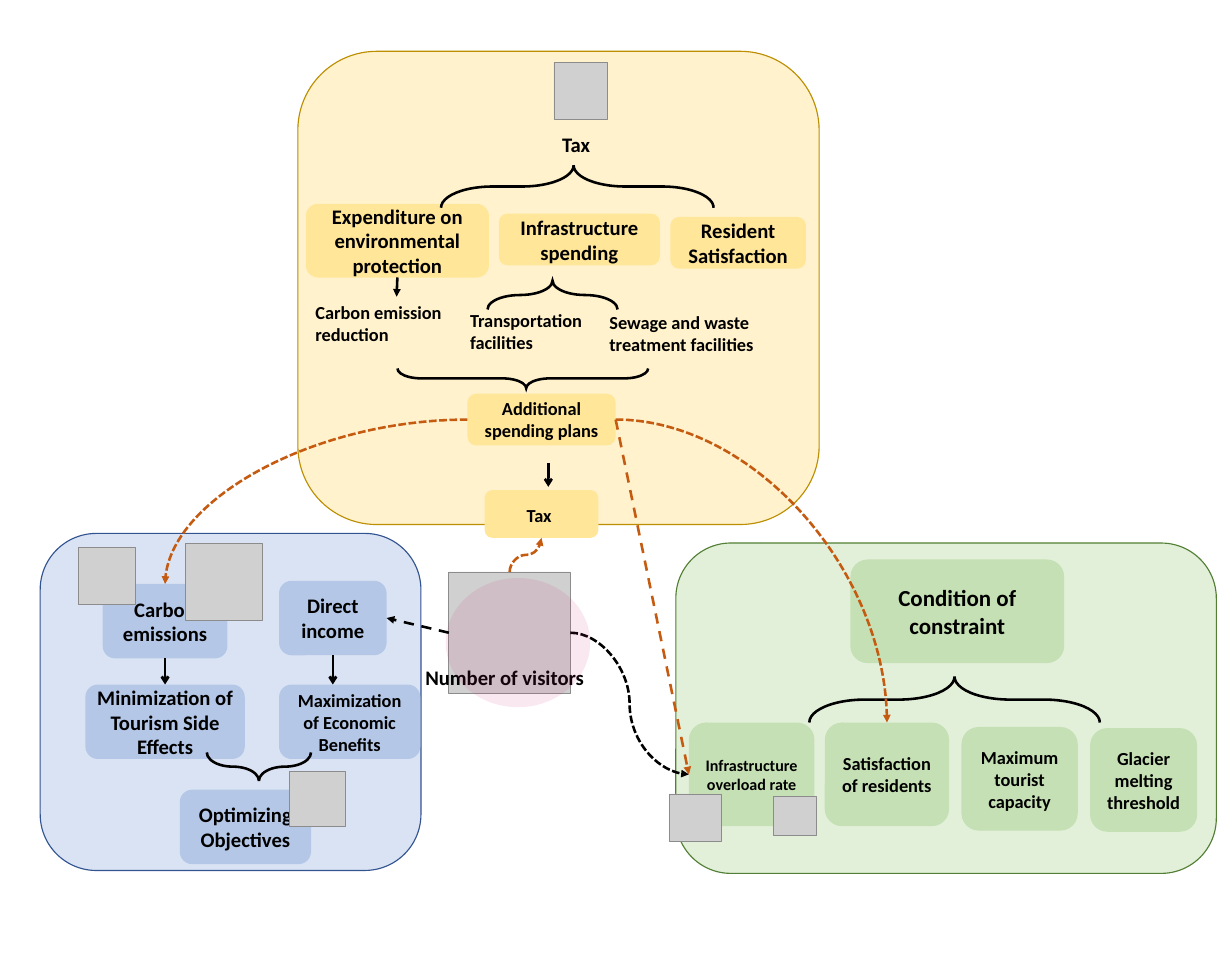
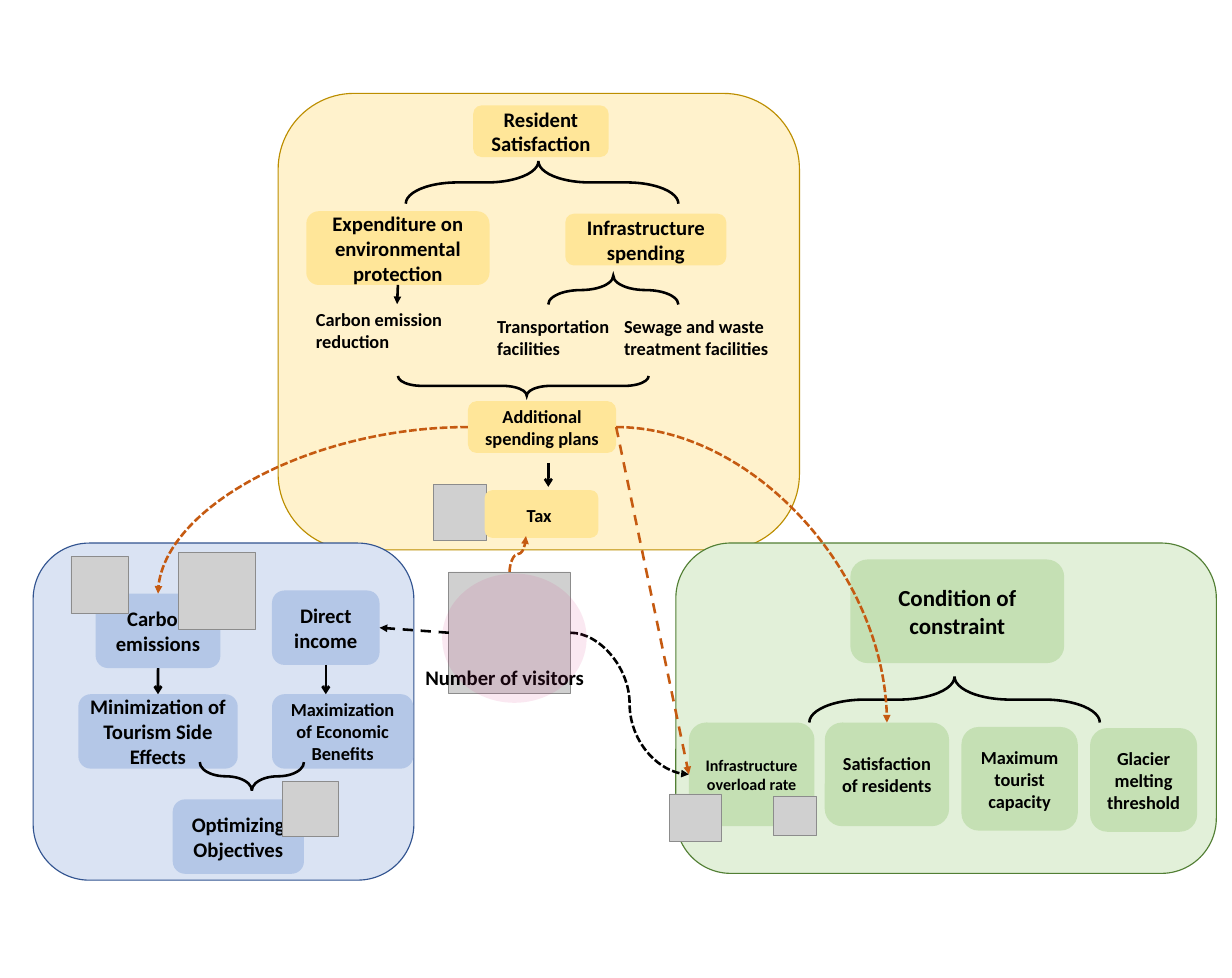
Before and after one commit to 1376524890/MCM_Latex2024, a slide deck: slide 1 of figures/work_review.pptx. Drawn at 1232x978 pixels with LibreOffice and Linux fonts; fonts in the diff are those of the drawing; grey boxes stand for pictures. Boxes give left, top, right and bottom in pixels: in the first picture for what was removed or moved away, otherwise in the second. Text is boxed around its words. In the diff, an @@ line names an element or a change of style, - is before the commit and + after.

```diff
--- a/figures/work_review.pptx
+++ b/figures/work_review.pptx
@@ rounded rectangle resized from (x1=297, y1=51, x2=819, y2=524) to (x1=278, y1=93, x2=800, y2=549) @@
@@ rounded rectangle "Resident Satisfaction" moved from (x1=670, y1=216, x2=806, y2=269) to (x1=473, y1=105, x2=609, y2=157) @@
@@ text removed at (x1=562, y1=138, x2=590, y2=152) @@
-Tax
@@ right brace moved from (x1=441, y1=166, x2=714, y2=208) to (x1=405, y1=162, x2=678, y2=204) @@
@@ rounded rectangle "Infrastructure spending" moved from (x1=499, y1=213, x2=660, y2=265) to (x1=565, y1=213, x2=726, y2=265) @@
@@ arrow moved from (397, 278) - (397, 297) to (398, 285) - (397, 304) @@
@@ right brace moved from (x1=488, y1=280, x2=617, y2=309) to (x1=549, y1=275, x2=678, y2=304) @@
@@ text "Carbon emission reduction" moved from (x1=315, y1=306, x2=441, y2=341) to (x1=316, y1=313, x2=442, y2=348) @@
@@ text "Transportation facilities" moved from (x1=470, y1=314, x2=582, y2=349) to (x1=497, y1=320, x2=609, y2=355) @@
@@ text "Sewage and waste treatment facilities" moved from (x1=609, y1=316, x2=754, y2=351) to (x1=624, y1=320, x2=768, y2=355) @@
@@ 2 rounded rectangles, 1 right brace moved together from (x1=306, y1=203, x2=648, y2=445) to (x1=307, y1=212, x2=648, y2=453) @@
@@ curved arrow moved from (468, 420) - (165, 583) to (468, 427) - (158, 593) @@
@@ curved arrow moved from (616, 420) - (887, 722) to (616, 427) - (887, 722) @@
@@ arrow moved from (616, 420) - (689, 774) to (616, 427) - (689, 774) @@
@@ picture moved from (x1=554, y1=63, x2=606, y2=120) to (x1=434, y1=483, x2=487, y2=540) @@
@@ curved arrow moved from (510, 572) - (541, 538) to (510, 572) - (526, 536) @@
@@ ellipse moved from (x1=445, y1=578, x2=590, y2=706) to (x1=442, y1=573, x2=587, y2=702) @@
@@ arrow moved from (449, 632) - (387, 618) to (449, 632) - (379, 627) @@
@@ 6 rounded rectangles, 3 pictures, 2 arrows, 1 right brace moved together from (x1=40, y1=533, x2=421, y2=870) to (x1=33, y1=543, x2=414, y2=880) @@
```
Also in this commit, not shown: 12 other files.
